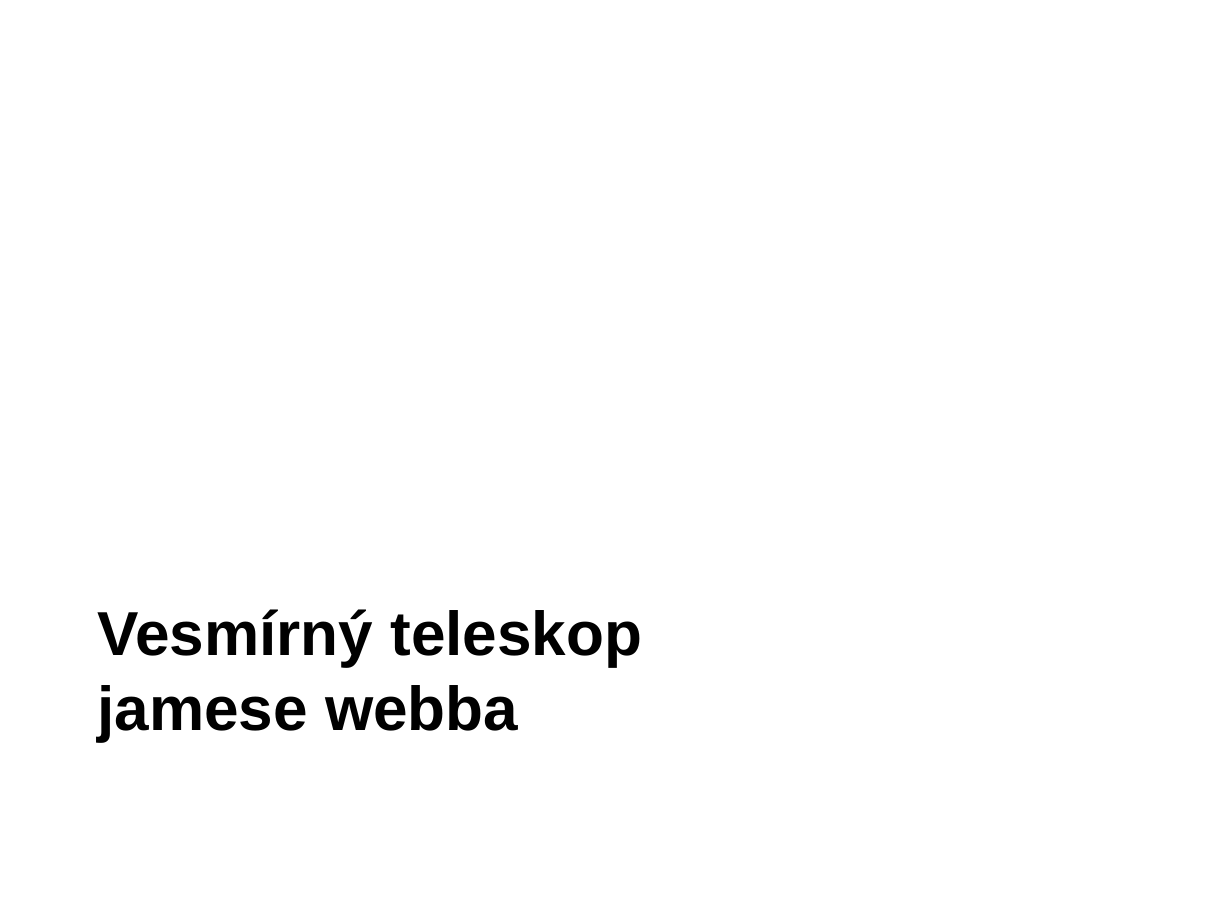
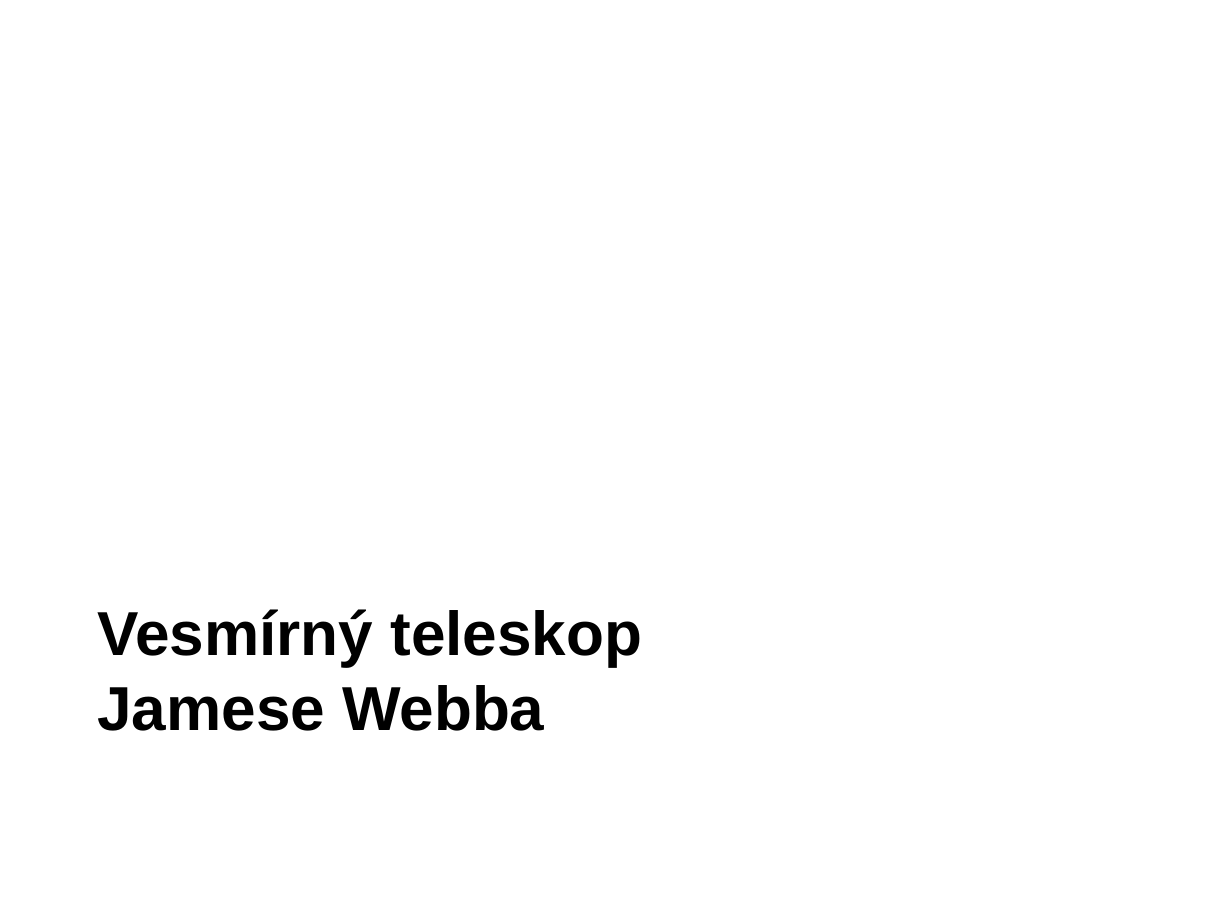
Before and after one commit to fast4shoot/FYO2015, a slide deck: slide 10 of slides/teleskopy.pptx. Drawn at 1232x924 pixels with LibreOffice and Linux fonts; fonts in the diff are those of the drawing; background and template pictures are left out. Boxes give left, top, right and bottom in pixels: in the first picture for what was removed or moved away, otherwise in the second. Text is boxed around its words. In the diff, an @@ line names an element or a change of style, - is before the commit and + after.

Commit message:
Oprava překlepu, doplnění webba v prezentaci

```diff
--- a/slides/teleskopy.pptx
+++ b/slides/teleskopy.pptx
@@ text at [97,609,642,731]: text changed @@
-Vesmírný teleskop
-jamese webba
+Vesmírný teleskop
+Jamese Webba
```
Also in this commit, not shown: 9 other slides changed, 4 slides added, 1 other file.
